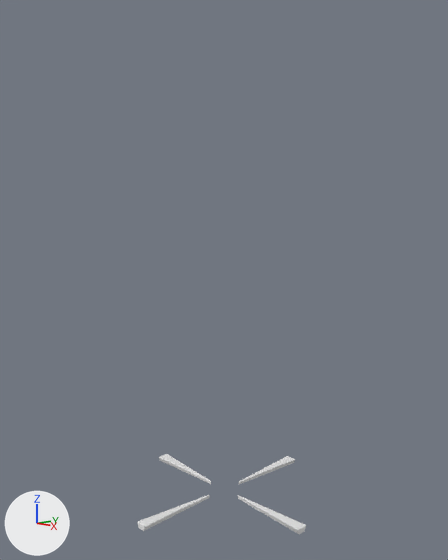
One commit to the Blender file blendFiles/misc.blend: the scene before it, then after it.
Both versions are drawn from a 50 mm lens placed at (4.29, -4.04, 3.03), pointed at (0.01, -0.01, 2.14). Every picture has the same lights, and +X, +Y and +Z are marked at lower left. The picture after the commit comes second. Mesh edges are drawn as thin lines on the coarser meshes.
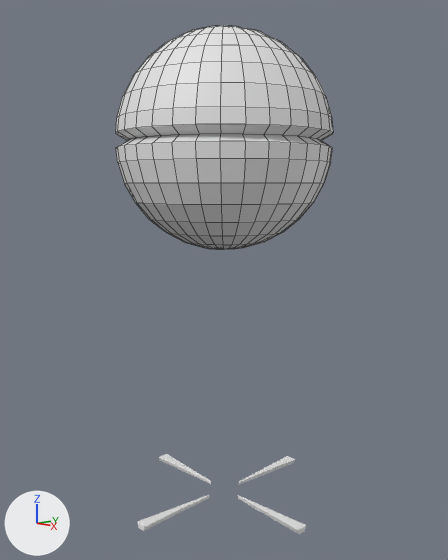
What differs and where, as boxes (x1, y1, x2, y2) in the pictures (448 x 560 px):
'Sphere', added
    after: (115, 25, 333, 249)

What the commit changed:
Mesh me_sphere is new.
It has 563 vertices, 592 faces and spans x -0.99..0.99, y -0.99..0.99, z -1.0..1.0.
Object 'Sphere' (ob_sphere) is new; it shows me_sphere.
Its location is (0.0, 0.0, 3.435).
